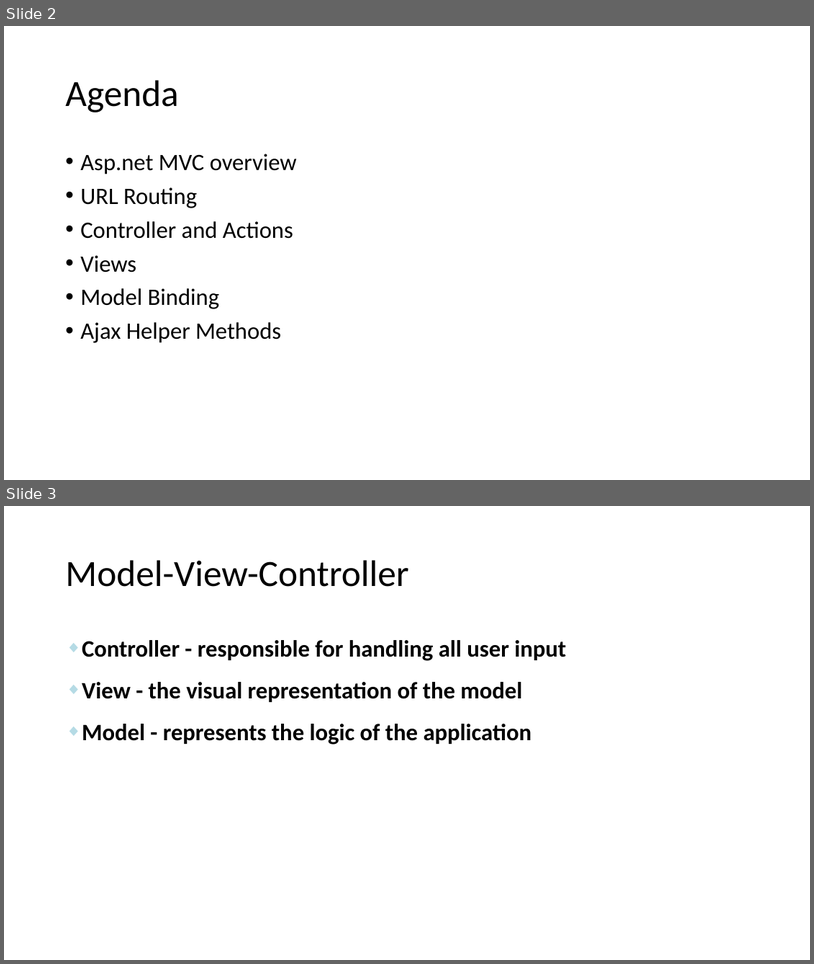
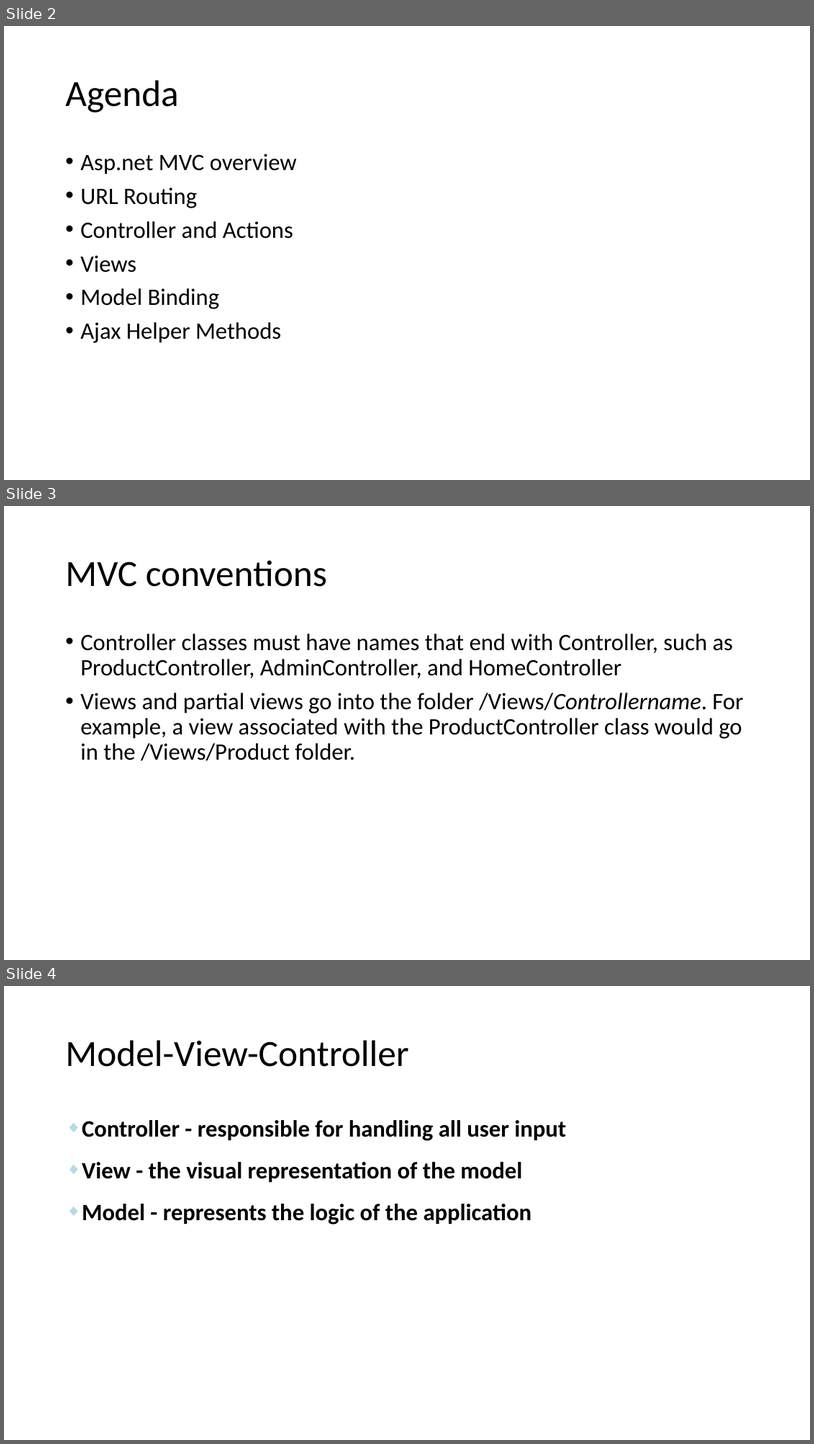
Before and after one commit to songb2/ASPNETMVCDemo, a slide deck: BasicMVCNorthwind/Asp.Net MVC Tech Talk.pptx. Shown one above the other, each under a label of ours: slides 2 and 3 before the commit, slides 2, 3 and 4 after it. The pictures are 814x964 and 814x1444 pixels, drawn with LibreOffice and Linux fonts; fonts in the diff are those of the drawing. Boxes give left, top, right and bottom in pixels: in the first picture for what was removed or moved away, otherwise in the second. Text is boxed around its words. In the diff, an @@ line names an element or a change of style, - is before the commit and + after.

Commit message:
add mvc conventions

```diff
--- a/BasicMVCNorthwind/Asp.Net MVC Tech Talk.pptx
+++ b/BasicMVCNorthwind/Asp.Net MVC Tech Talk.pptx
@@ slide 3 added at <box>4,506,810,960</box>, background #FFFFFF @@
@@ title added at <box>65,560,327,587</box>, 44 pt, text #000000 @@
+MVC conventions
@@ text added at <box>80,633,743,761</box>, 28 pt, text #000000 @@
+• Controller classes must have names that end with Controller, such as ProductController, AdminController, and HomeController
+• Views and partial views go into the folder /Views/Controllername. For example, a view associated with the ProductController class would go in the /Views/Product folder.
@@ what was slide 3 is now slide 4 @@
```
